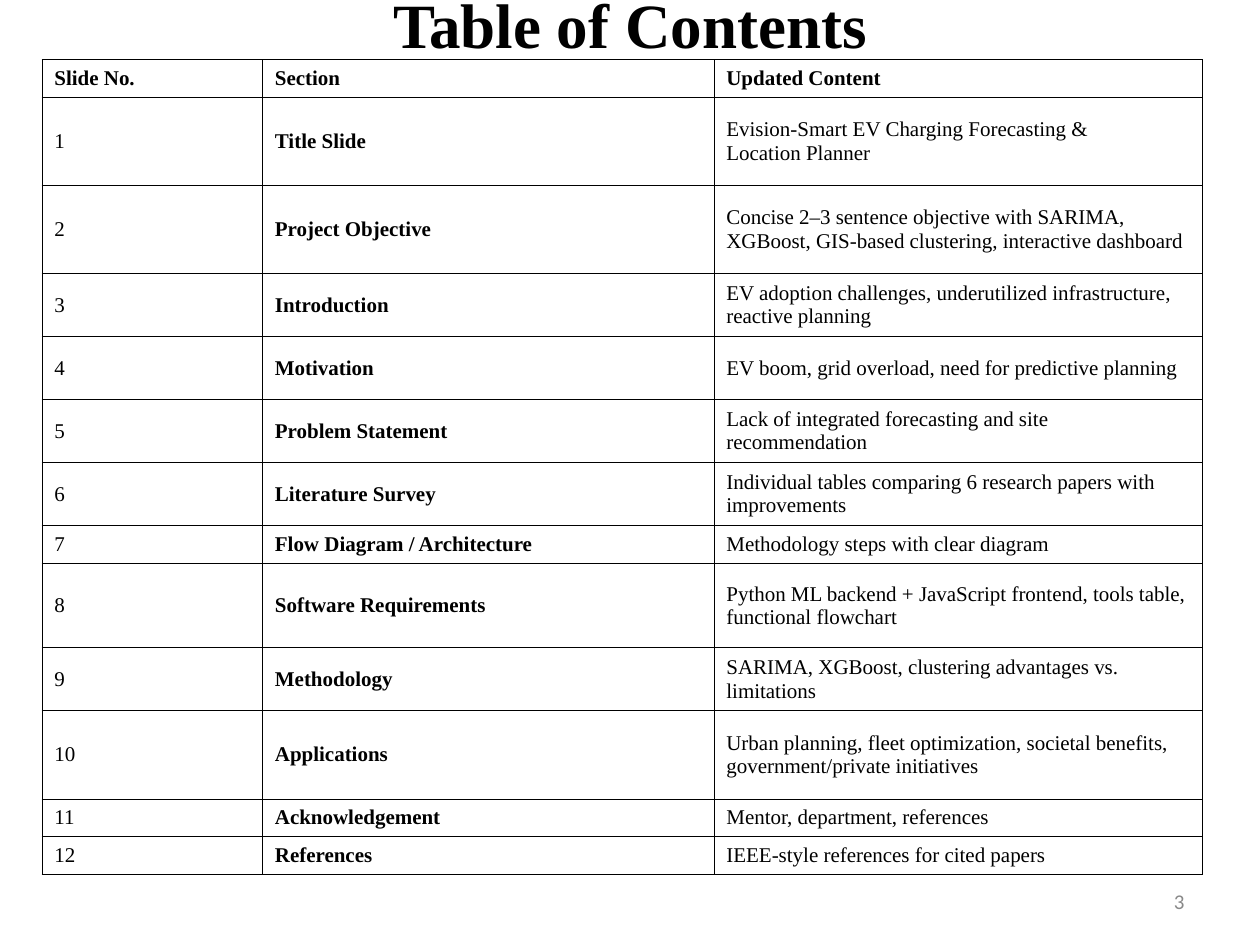
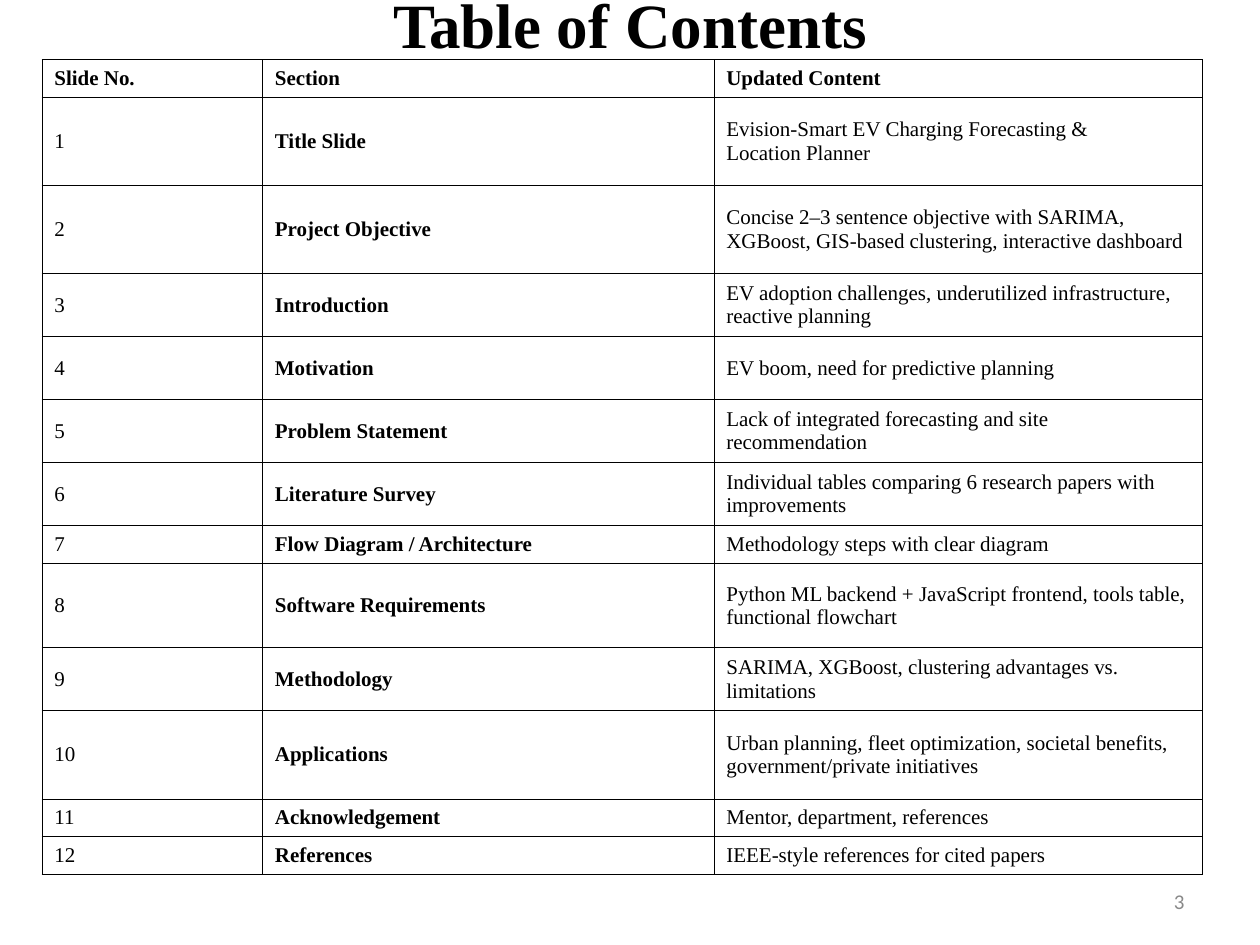
Before and after one commit to TirthDhandhukia30/EVision, a slide deck: slide 3 of Models/Topic 1- EVision.ppt. Drawn at 1260x945 pixels with LibreOffice and Linux fonts; fonts in the diff are those of the drawing. Boxes give left, top, right and bottom in pixels: in the first picture for what was removed or moved away, otherwise in the second. Text is boxed around its words. In the diff, an @@ line names an element or a change of style, - is before the commit and + after.

```diff
--- a/Models/Topic 1- EVision.ppt
+++ b/Models/Topic 1- EVision.ppt
@@ table at (42, 59, 1202, 874) @@
-row 5, column 3: EV boom, grid overload, need for predictive planning
+row 5, column 3: EV boom, need for predictive planning
```
Also in this commit, not shown: 6 other slides changed, 6 slides added, 3 slides removed, 29 other files.
